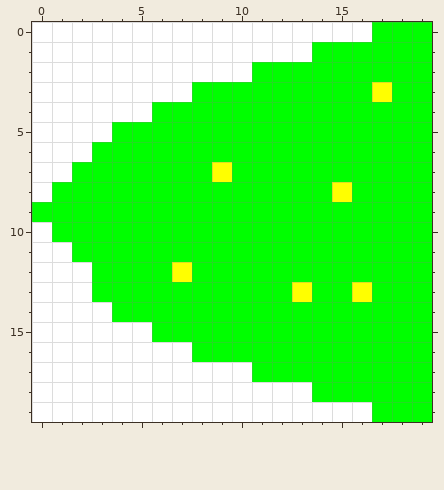
Pixel-art sprite, stored at snake_art/tail.png. Above is the file before it was changed.
The file is 20x20 pixels.
Once edited:
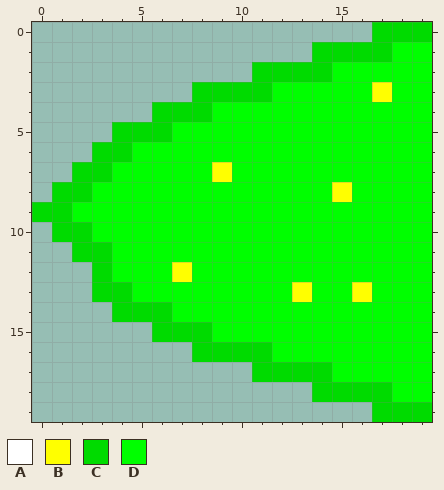
Palette (. is transparent): A #ffffff  B #ffff00  C #00db00  D #00ff00
Edits made:
Colour D becomes colour C in row 0 at x 17 to 19; in row 1 at x 14 to 17; in row 2 at x 11 to 14; in row 3 at x 8 to 11; in row 4 at x 6 to 8; in row 5 at x 4 to 6.
Colour D becomes colour C in row 6 at x 3 to 4; in row 7 at x 2 to 3; in row 8 at x 1 to 2; in row 9 at x 0 to 1; in row 10 at x 1 to 2; in row 11 at x 2 to 3.
Colour D becomes colour C in row 12 at x 3; in row 13 at x 3 to 4; in row 14 at x 4 to 6; in row 15 at x 6 to 8; in row 16 at x 8 to 11; in row 17 at x 11 to 14.
Colour D becomes colour C in row 18 at x 14 to 17; in row 19 at x 17 to 19.
The author cleared colour A in row 0 at x 0 to 16; in row 1 at x 0 to 13; in row 2 at x 0 to 10; in row 3 at x 0 to 7; in row 4 at x 0 to 5; in row 5 at x 0 to 3.
The author cleared colour A in row 6 at x 0 to 2; in row 7 at x 0 to 1; in row 8 at x 0; in row 10 at x 0; in row 11 at x 0 to 1; in rows 12 to 13 at x 0 to 2.
The author cleared colour A in row 14 at x 0 to 3; in row 15 at x 0 to 5; in row 16 at x 0 to 7; in row 17 at x 0 to 10; in row 18 at x 0 to 13; in row 19 at x 0 to 16.
Boxes around the changes in both pictures, in picture pixels (x1, y1, x2, y2):
changed: (32, 22, 432, 422)
